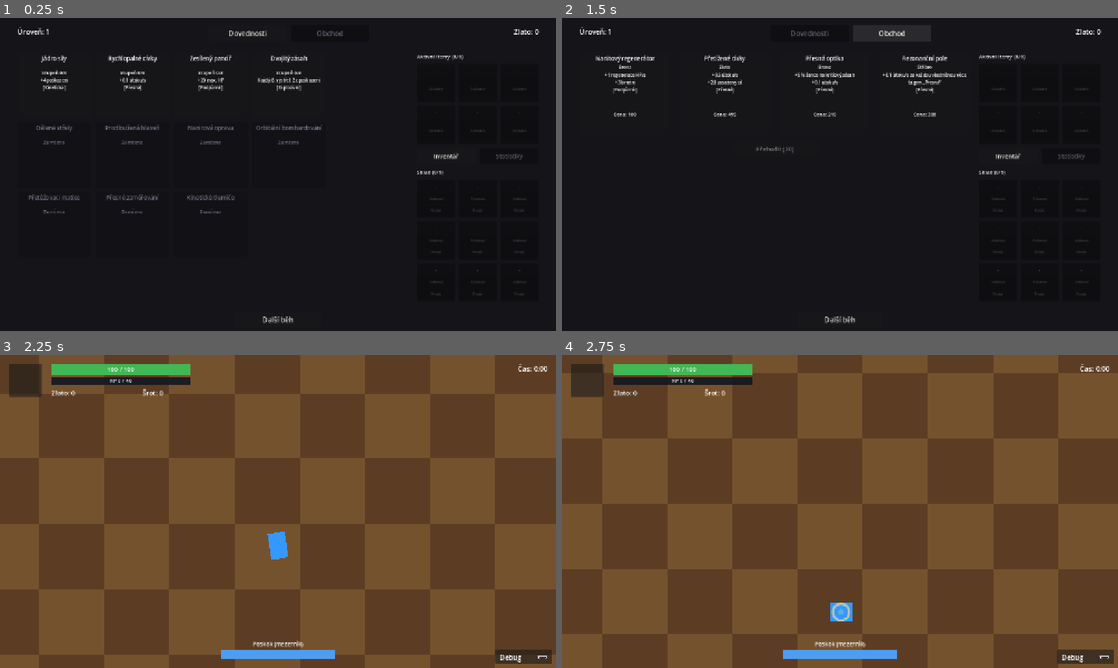
Above: before the commit, frames 1-4 (two rows, left to right).
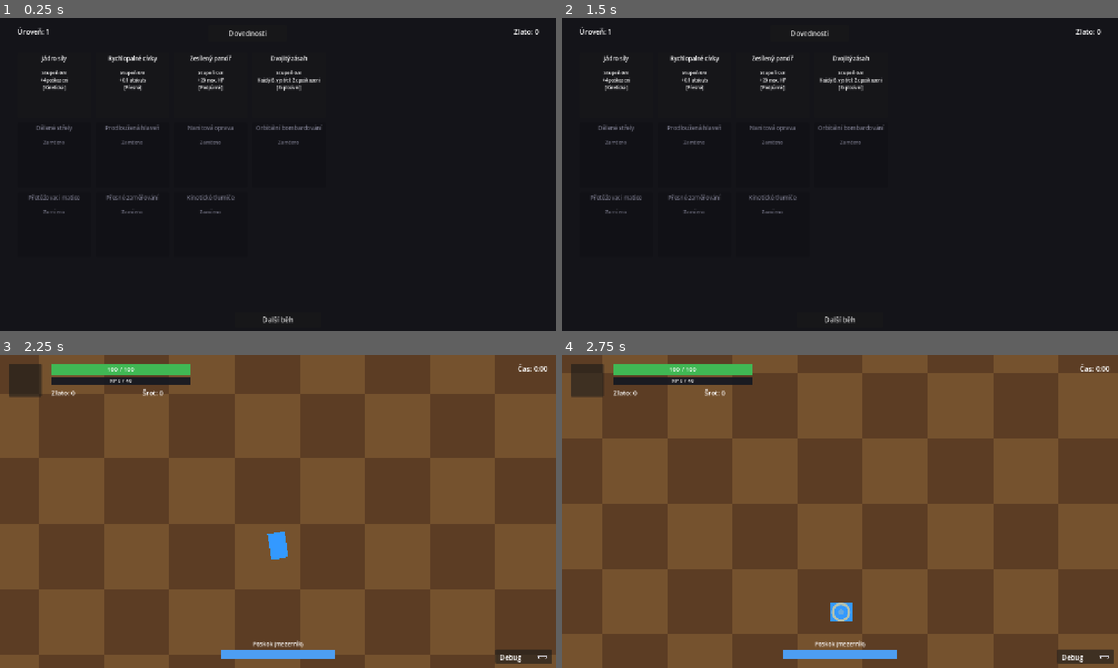
Above: after the commit, the same moments.

Repository: Wazzbi/auto-battler
Game: Godot game, scene res://scenes/ui/lobby.tscn
Two runs of this game, one before a commit and one after it. Both use one fixed random seed, a clock stepped at 60 frames per second and the inputs below. This scene is started directly instead of the project's main scene.
Inputs (mouse positions are in pixels of both pictures, inside the frame that each line leads up to):
- Up to frame 1 (0.25 s): no input
- Up to frame 2 (1.5 s): click "Dovednosti" at 0.5 s; click (890, 33) at 1.25 s, where only the run before the commit has a clickable "Obchod"
- Up to frame 3 (2.25 s): click "Další běh" at 2 s
- Up to frame 4 (2.75 s): no input

The runs differ from the first frame. In frame 1, 0.3% of the frame differs, in the area x 57-94%, y 4-89%; in frame 2, 3.4%, in the area x 5-94%, y 4-89%; in frame 3, nothing differs; in frame 4, nothing differs.

Commit message:
Dočasně schovat obchod (lobby tab, postranní panel, in-run event)
Zjednodušení na žádost uživatele - hra byla momentálně příliš
komplikovaná. Obchod tab a postranní panel s itemy v lobby jsou teď
visible = false, automatické otevírání obchodu v běhu má zakomentované
tělo. Nic se nemaže - veškerá logika (GameManager, _refresh_shop_tab(),
atd.) běží dál beze změny, jen bez UI vstupního bodu. Cesta zpátky je
zdokumentovaná v CLAUDE.md.

Co-Authored-By: Claude Sonnet 5 <noreply@anthropic.com>

Diff:
--- a/scenes/ui/hud.gd
+++ b/scenes/ui/hud.gd
@@ -590,10 +590,19 @@
 ## obtížnost" v CLAUDE.md). ShopPanel od 2026-09-27 slouží VÝHRADNĚ k
 ## nákupu - správa vlastněných itemů (aktivovat/uskladnit/prodat) žije v
 ## CharacterPanel/InventoryTabContent, viz _refresh_inventory_ui() níže.
+##
+## SCHOVÁNO (2026-10-01, explicit user request - hra byla momentálně příliš
+## komplikovaná, obchod skryt, ne smazán, viz "Obchod - dočasně skryto" v
+## CLAUDE.md): tělo je teď zakomentované, takže se ShopPanel v běhu nikdy
+## sám neotevře. GameManager's SHOP_OPEN_INTERVAL_SECONDS časovač/signál pod
+## tím běží beze změny (shop_available se pořád nastaví na true, nabídka se
+## pořád generuje) - jen HUD na signál přestal reagovat. Odkomentovat tělo
+## je jediné, co je potřeba udělat, aby se obchod zase vrátil.
 func _on_shop_auto_open_requested() -> void:
-	_refresh_shop_panel()
-	shop_panel.show()
-	get_tree().paused = true
+	pass
+	# _refresh_shop_panel()
+	# shop_panel.show()
+	# get_tree().paused = true
 
 
 func _on_shop_reroll_pressed() -> void:
--- a/scenes/ui/lobby.tscn
+++ b/scenes/ui/lobby.tscn
@@ -39,6 +39,7 @@
 text = "Dovednosti"
 
 [node name="ObchodTabButton" type="Button" parent="."]
+visible = false
 layout_mode = 0
 offset_left = 670.0
 offset_top = 16.0
@@ -315,6 +316,7 @@
 text = "Přehodit (20)"
 
 [node name="Sidebar" type="Control" parent="."]
+visible = false
 layout_mode = 0
 offset_left = 960.0
 offset_top = 80.0
Not shown, changed: CLAUDE.md
